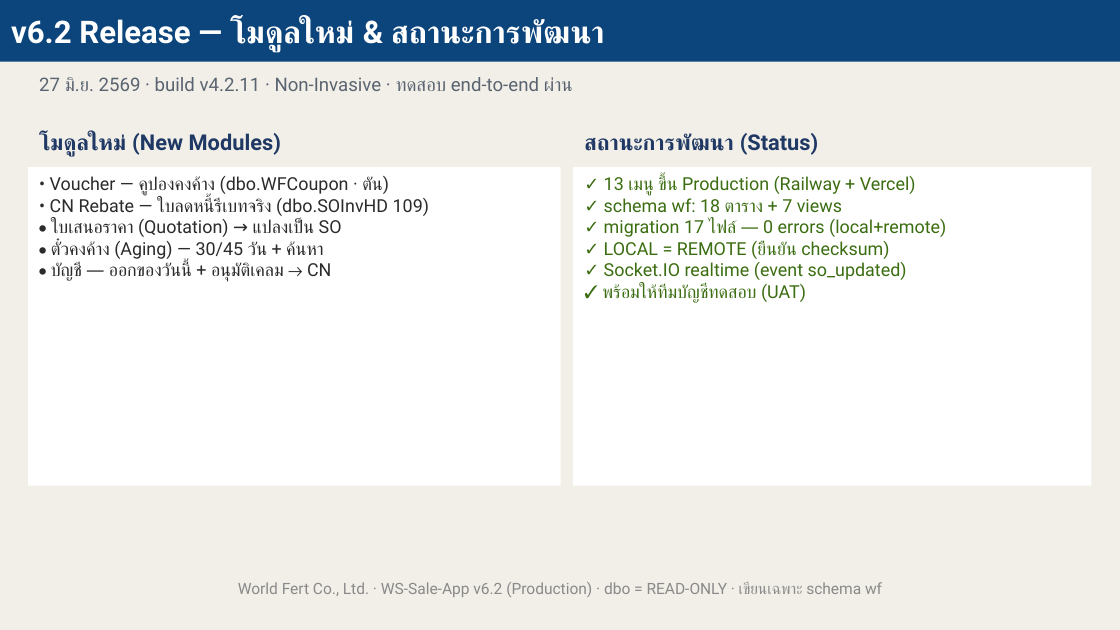
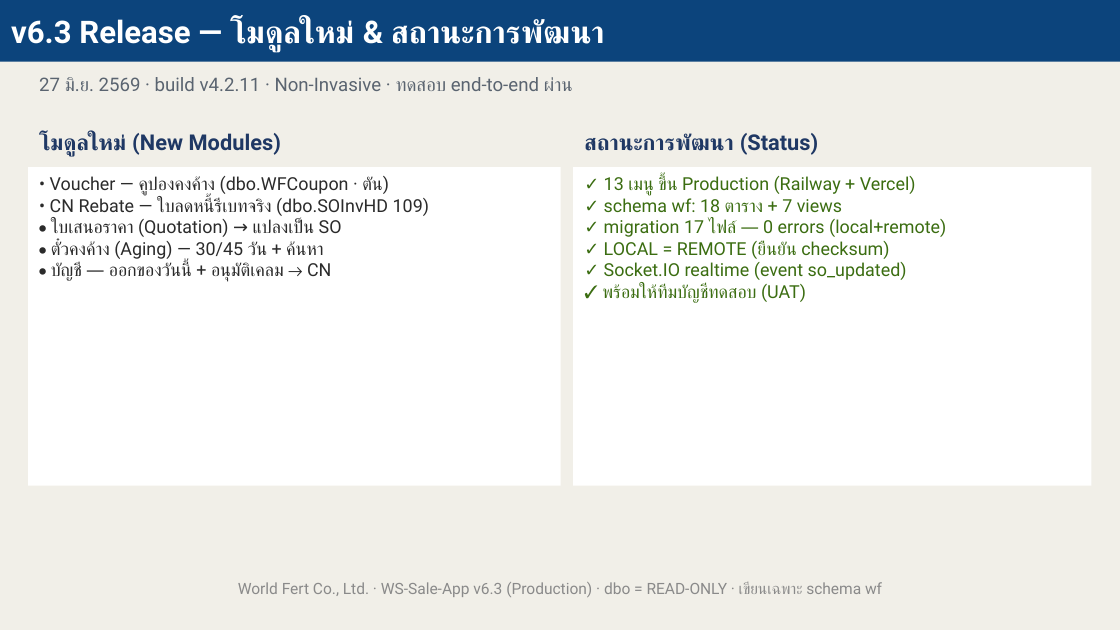
Before and after one commit to thirayume/winspeed-connect, a slide deck: slide 14 of refs/WorldFert_Presentation_v6.pptx. Drawn at 1120x630 pixels with LibreOffice and Linux fonts; fonts in the diff are those of the drawing. Boxes give left, top, right and bottom in pixels: in the first picture for what was removed or moved away, otherwise in the second. Text is boxed around its words. In the diff, an @@ line names an element or a change of style, - is before the commit and + after.

```diff
--- a/refs/WorldFert_Presentation_v6.pptx
+++ b/refs/WorldFert_Presentation_v6.pptx
@@ text in rectangle at box(11, 18, 604, 51): text changed @@
-v6.2 Release — โมดูลใหม่ & สถานะการพัฒนา
+v6.3 Release — โมดูลใหม่ & สถานะการพัฒนา
@@ text at box(238, 582, 882, 597): text changed @@
-World Fert Co., Ltd. · WS-Sale-App v6.2 (Production) · dbo = READ-ONLY · เขียนเฉพาะ schema wf
+World Fert Co., Ltd. · WS-Sale-App v6.3 (Production) · dbo = READ-ONLY · เขียนเฉพาะ schema wf
```
Also in this commit, not shown: 5 other slides changed, 22 other files.
